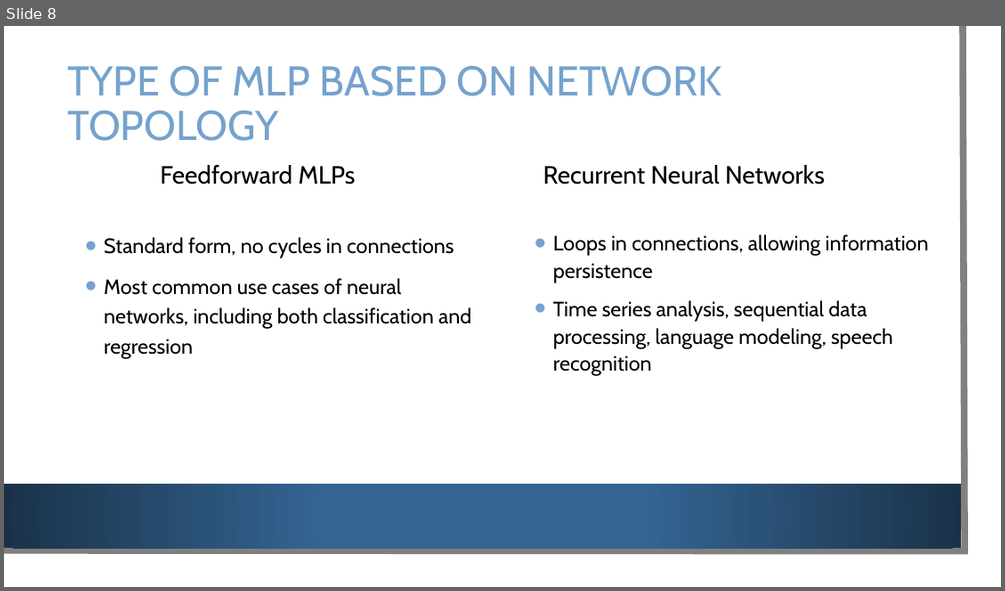
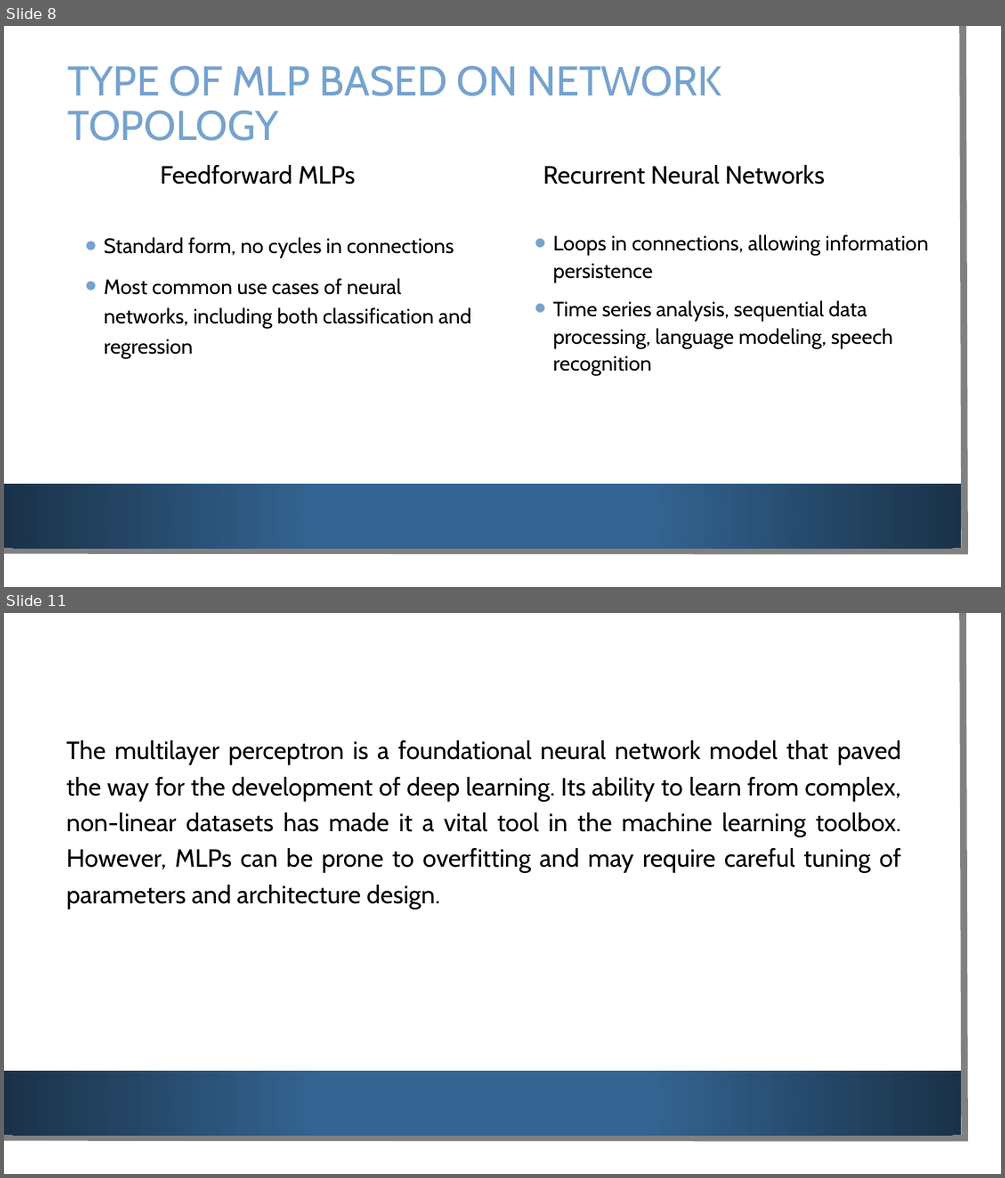
Before and after one commit to SajidMajeed92/PGD-Deep-Learning-2024, a slide deck: Lectures/MLP.pptx. Shown one above the other, each under a label of ours: slide 8 before the commit, slides 8 and 11 after it; the slides between them are not shown. The pictures are 1005x591 and 1005x1178 pixels, drawn with LibreOffice and Linux fonts; fonts in the diff are those of the drawing; background and template pictures are left out. Boxes give left, top, right and bottom in pixels: in the first picture for what was removed or moved away, otherwise in the second. Text is boxed around its words. In the diff, an @@ line names an element or a change of style, - is before the commit and + after.

```diff
--- a/Lectures/MLP.pptx
+++ b/Lectures/MLP.pptx
@@ slide 11 added at [4,613,1001,1174], background picture (left out); not listed: 3 template elements that a slide beside it also shows @@
@@ text added at [66,740,901,908], 24 pt, text #000000 @@
+The multilayer perceptron is a foundational neural network model that paved the way for the development of deep learning. Its ability to learn from complex, non-linear datasets has made it a vital tool in the machine learning toolbox. However, MLPs can be prone to overfitting and may require careful tuning of parameters and architecture design.
```
Also in this commit, not shown: 7 other slides added, 1 other file.
